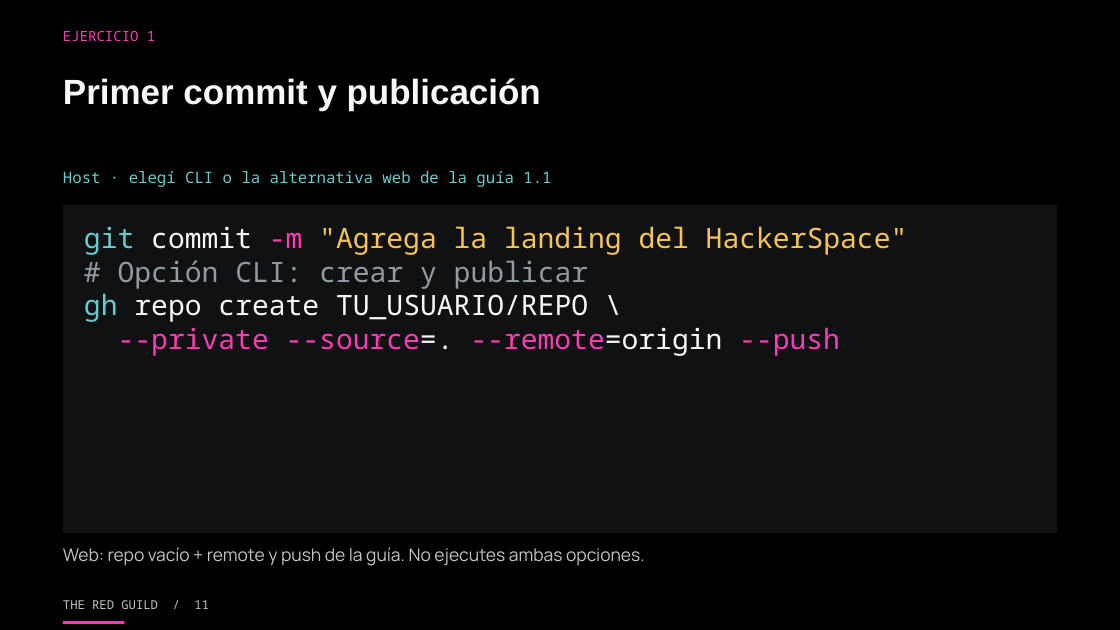
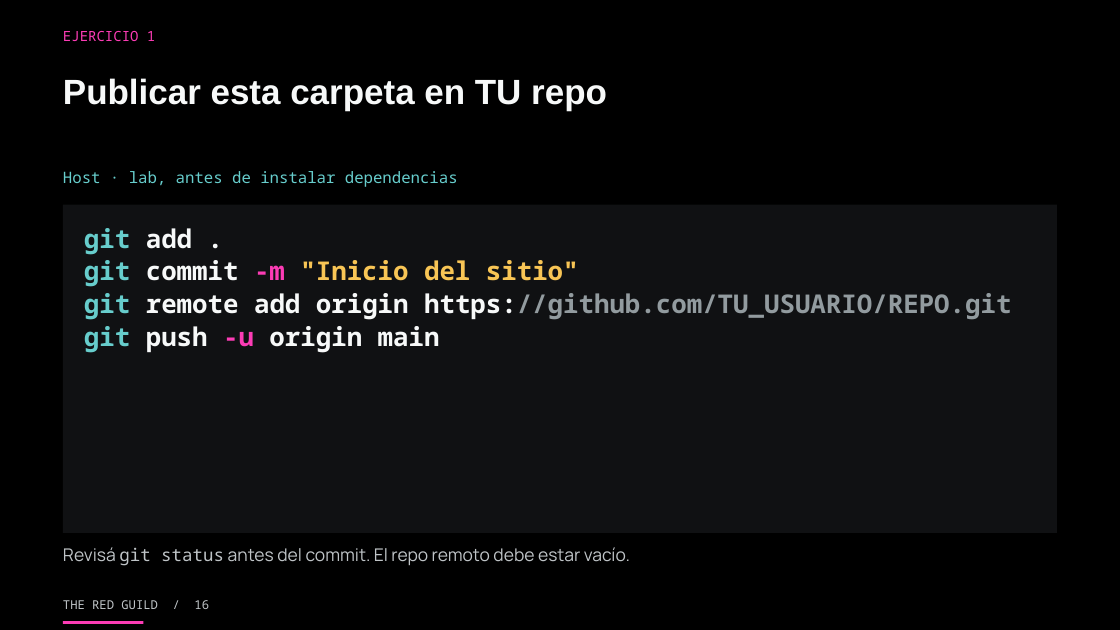
Before and after one commit to theredguild/github-ai-automation-lab, a slide deck: slide 16 of slides/workshop.pptx (slide 11 before the commit). Drawn at 1120x630 pixels with LibreOffice and Linux fonts; fonts in the diff are those of the drawing. Boxes give left, top, right and bottom in pixels: in the first picture for what was removed or moved away, otherwise in the second. Text is boxed around its words. In the diff, an @@ line names an element or a change of style, - is before the commit and + after.

```diff
--- a/slides/workshop.pptx
+++ b/slides/workshop.pptx
@@ text at (x1=63, y1=78, x2=607, y2=110): text changed @@
-Primer commit y publicación
+Publicar esta carpeta en TU repo
@@ text at (x1=63, y1=171, x2=458, y2=187): text changed @@
-Host · elegí CLI o la alternativa web de la guía 1.1
+Host · lab, antes de instalar dependencias
@@ text at (x1=84, y1=228, x2=1011, y2=353): text changed; size 24 to 22.1 pt; bold on @@
-git commit -m "Agrega la landing del HackerSpace"
-# Opción CLI: crear y publicar
-gh repo create TU_USUARIO/REPO \
---private --source=. --remote=origin --push
+git add .
+git commit -m "Inicio del sitio"
+git remote add origin https://github.com/TU_USUARIO/REPO.git
+git push -u origin main
@@ text at (x1=63, y1=547, x2=630, y2=566): text changed @@
-Web: repo vacío + remote y push de la guía. No ejecutes ambas opciones.
+Revisá git status antes del commit. El repo remoto debe estar vacío.
@@ text at (x1=63, y1=600, x2=209, y2=609): text changed @@
-THE RED GUILD / 11
+THE RED GUILD / 16
@@ rectangle resized from (x1=63, y1=622, x2=124, y2=624) to (x1=63, y1=622, x2=144, y2=624) @@
```
Also in this commit, not shown: 175 other slides changed, 21 slides added, 1 slide removed, 17 other files.
